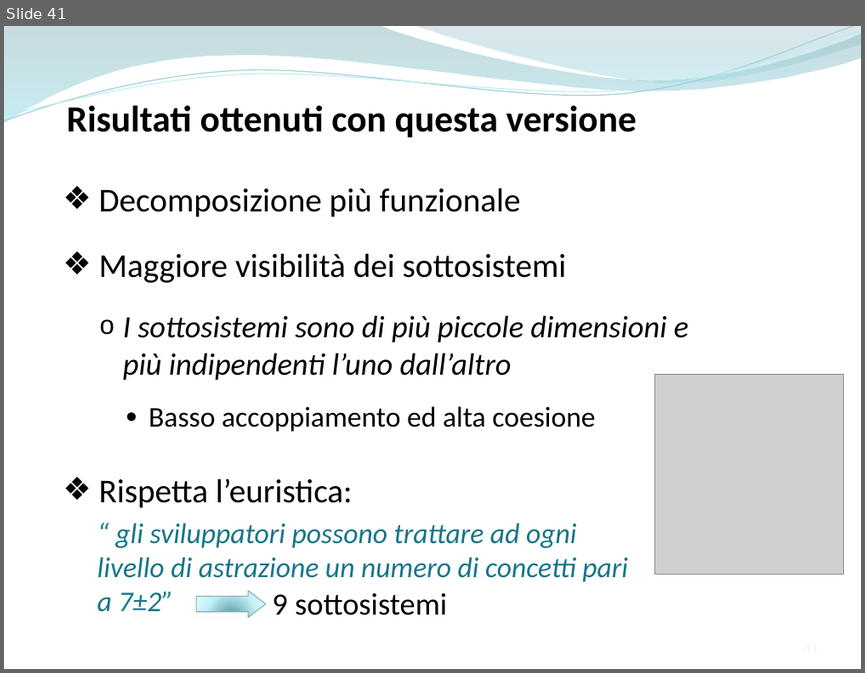
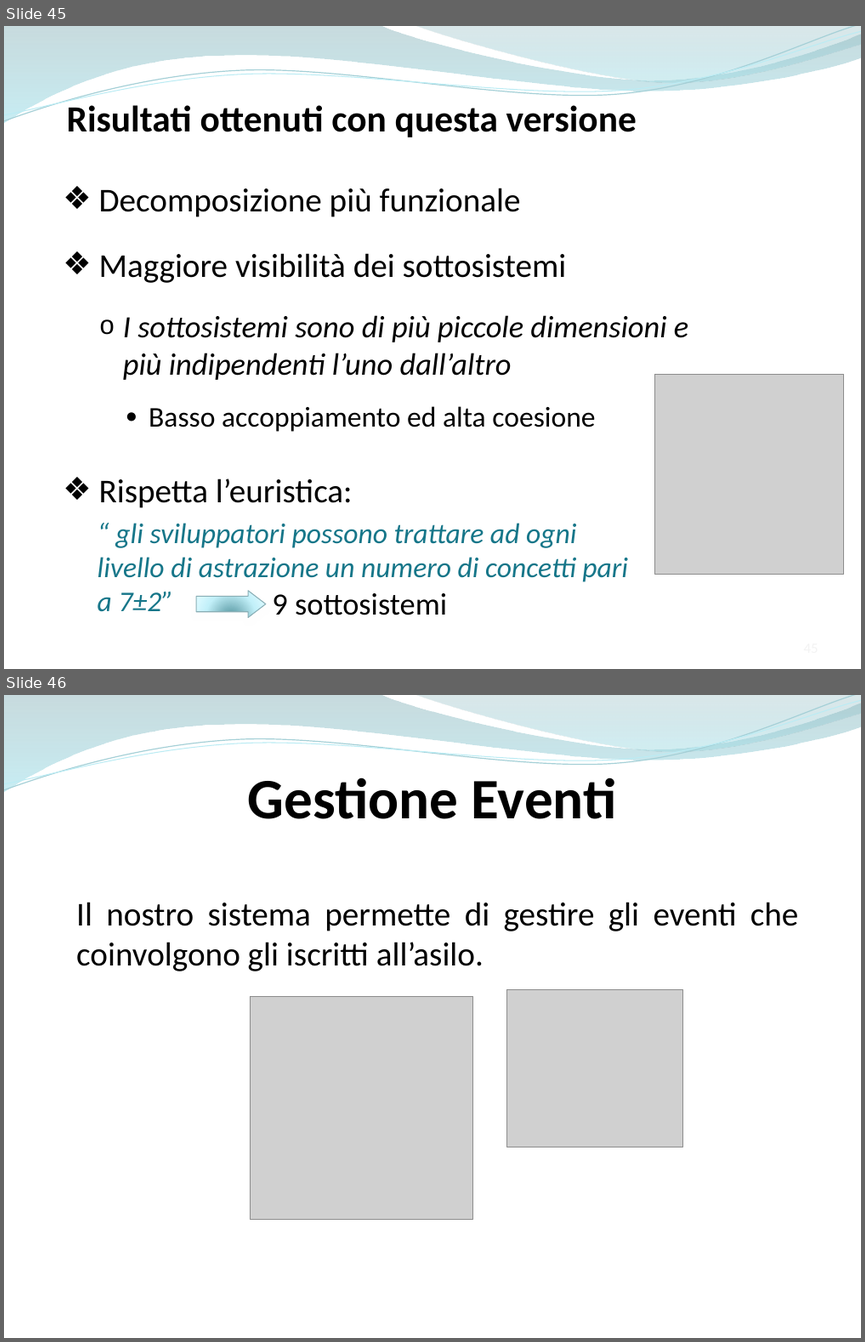
Before and after one commit to ammirate/at-silo, a slide deck: Presentazione/Atsilo2/Atsilo_M_PresentazioneFinale.pptx. Shown one above the other, each under a label of ours: slide 41 before the commit, slides 45 and 46 after it. The pictures are 865x673 and 865x1342 pixels, drawn with LibreOffice and Linux fonts; fonts in the diff are those of the drawing; grey boxes stand for pictures. Boxes give left, top, right and bottom in pixels: in the first picture for what was removed or moved away, otherwise in the second. Text is boxed around its words. In the diff, an @@ line names an element or a change of style, - is before the commit and + after.

```diff
--- a/Presentazione/Atsilo2/Atsilo_M_PresentazioneFinale.pptx
+++ b/Presentazione/Atsilo2/Atsilo_M_PresentazioneFinale.pptx
@@ slide 46 added at box(4, 695, 861, 1338), background #FFFFFF; not listed: 4 template elements that a slide beside it also shows @@
@@ text added at box(248, 777, 617, 819), 48 pt, text #000000, bold @@
+Gestione Eventi
@@ text added at box(76, 902, 799, 971), 28 pt, text #000000 @@
+Il nostro sistema permette di gestire gli eventi che coinvolgono gli iscritti all’asilo.
@@ picture added at box(250, 996, 472, 1219) @@
@@ picture added at box(507, 990, 682, 1146) @@
@@ what was slide 41 is now slide 45 @@
```
Also in this commit, not shown: 4 slides changed, 10 other slides added.
